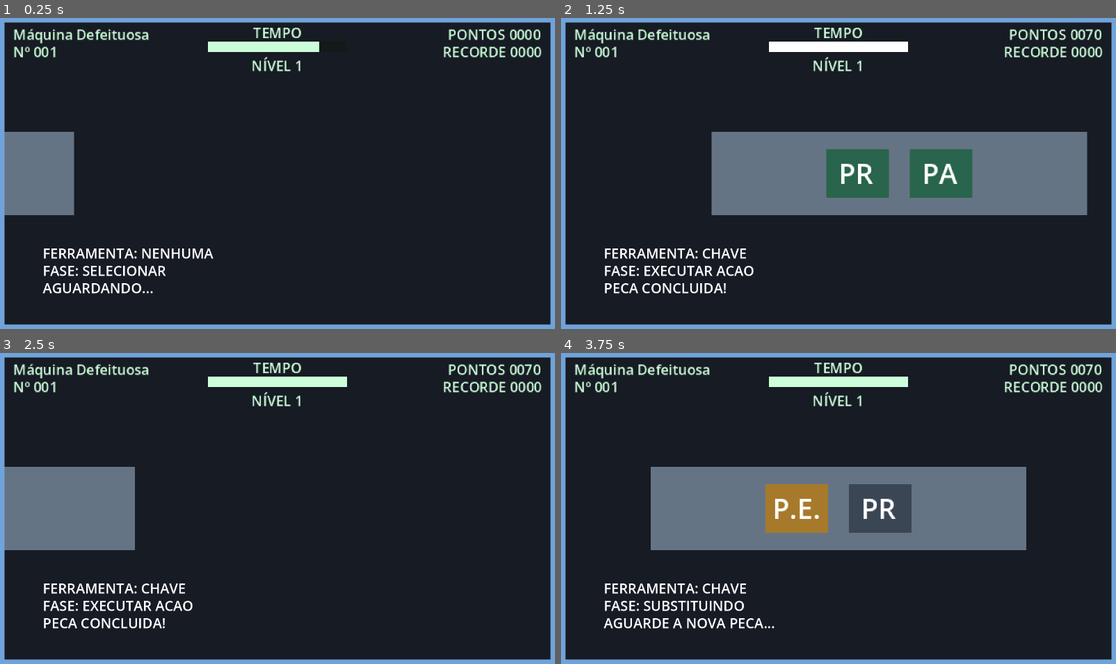
Above: before the commit, frames 1-4 (two rows, left to right).
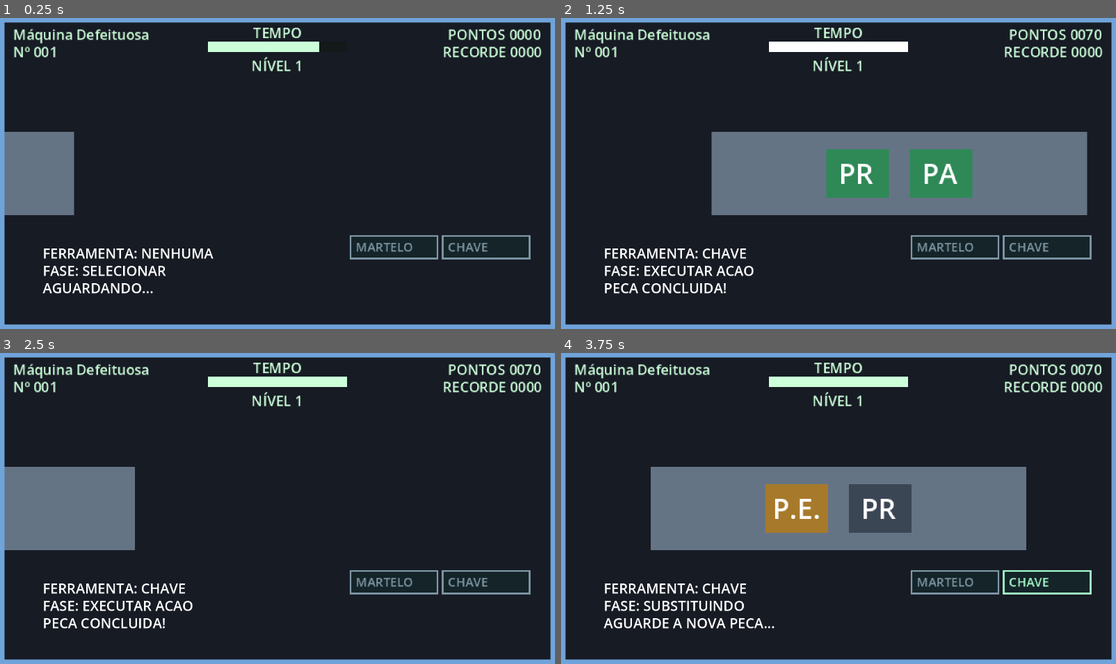
Above: after the commit, the same moments.

Repository: mariana-bravo/unidade404-classic
Game: Godot game, scene res://tests/game_integration_test.tscn
The game is run twice, just before and just after one commit, with the same random seed, the same clock (stepped at 60 frames per second) and the same inputs. This scene is started directly instead of the project's main scene. Sound files missing from this copy of the repository are replaced by a short silence.
Inputs (mouse positions are in pixels of both pictures, inside the frame that each line leads up to):
- Up to frame 1 (0.25 s): no input
- Up to frame 2 (1.25 s): tap Enter at 0.5 s; move the mouse to (960, 157) at 0.52 s; hold W from 0.53 s (still down); tap 1 at 0.6 s; click (960, 157) at 0.67 s; tap Space at 0.77 s
- Up to frame 3 (2.5 s): move the mouse to (166, 524) at 1.27 s; release W at 1.28 s; hold S 1.28-2.03 s; tap 2 at 1.35 s; click (166, 524) at 1.42 s; tap Space at 1.52 s; move the mouse to (333, 440) at 2.02 s; hold W from 2.03 s (still down); tap 3 at 2.1 s; click (333, 440) at 2.17 s
- Up to frame 4 (3.75 s): move the mouse to (810, 570) at 2.77 s; tap 4 at 2.85 s; click (810, 570) at 2.92 s; tap Space at 3.02 s; move the mouse to (1005, 555) at 3.52 s; release W at 3.53 s; hold S from 3.53 s (still down); tap N at 3.6 s; click (1005, 555) at 3.67 s

The runs differ from the first frame. In frame 1, 0.7% of the frame differs, in the area x 63-96%, y 69-78%; in frame 2, 3.9%, in the area x 47-96%, y 42-78%; in frame 3, 0.7%; in frame 4, 0.8%.

Commit message:
audio de feedback

Diff:
--- a/scenes/game.tscn
+++ b/scenes/game.tscn
@@ -8,6 +8,8 @@
 [ext_resource type="Script" uid="uid://ptmscpkv0nyw" path="res://scripts/board_generator.gd" id="5_iywne"]
 
 [ext_resource type="PackedScene" path="res://scenes/visor_hud.tscn" id="7_hud"]
+
+[ext_resource type="Script" path="res://scripts/game_feedback.gd" id="8_feedback"]
 
 [node name="Game" type="Node2D" unique_id=32358537]
 script = ExtResource("1_lnu2h")
@@ -63,3 +65,7 @@
 text = "AGUARDANDO..."
 
 [node name="VisorHud" parent="." instance=ExtResource("7_hud")]
+
+[node name="InputFeedback" type="Control" parent="."]
+mouse_filter = 2
+script = ExtResource("8_feedback")
--- a/scripts/autoload/config.gd
+++ b/scripts/autoload/config.gd
@@ -4,6 +4,7 @@
 const LIMIAR_SEGURAR: float = 0.30
 const TEMPO_APARAFUSAR: float = 0.90
 const JANELA_CLIQUE_LONGO: float = 0.75
+const ATRASO_ANEL: float = 0.10
 const TRAVA_POS_ACAO: float = 0.15
 const LIMIAR_TEMPO_BAIXO: float = 0.25
 const MENU_SEGURAR: float = 0.80
--- a/scripts/click_reader.gd
+++ b/scripts/click_reader.gd
@@ -4,6 +4,8 @@
 signal click
 signal double_click
 signal press_started
+signal press_progress(seconds: float, ratio: float)
+signal cancelled
 signal press_released
 signal hold_started
 signal hold_progress(ratio: float)
@@ -73,6 +75,7 @@
 				if not _pressed or not _enabled:
 					return
 			hold_started.emit()
+		press_progress.emit(_press_time, clampf(_press_time / hold_completion_time, 0.0, 1.0))
 		if _holding:
 			var ratio := clampf(_press_time / hold_completion_time, 0.0, 1.0)
 			hold_progress.emit(ratio)
@@ -94,6 +97,7 @@
 	_double_elapsed = 0.0
 	_holding = false
 	_hold_done = false
+	cancelled.emit()
 
 func set_enabled(value: bool) -> void:
 	_enabled = value
--- a/scripts/conveyor.gd
+++ b/scripts/conveyor.gd
@@ -179,3 +179,12 @@
 		_movement_tween.kill()
 		_movement_tween.finished.emit()
 	moving = false
+
+
+func pulse_slot(index: int) -> void:
+	if index < 0 or index >= slot_visuals.size():
+		return
+	var slot := slot_visuals[index]
+	slot.modulate = Color(1.4, 2.0, 1.4)
+	var pulse := slot.create_tween()
+	pulse.tween_property(slot, "modulate", Color.WHITE, 0.18)
--- a/scripts/game.gd
+++ b/scripts/game.gd
@@ -12,6 +12,7 @@
 @onready var tool_label: Label = $ToolLabel
 @onready var phase_label: Label = $PhaseLabel
 @onready var feedback_label: Label = $FeedbackLabel
+@onready var input_feedback: GameFeedback = $InputFeedback
 @onready var hud: VisorHud = $VisorHud
 var _previous_mouse_mode: Input.MouseMode = Input.MOUSE_MODE_VISIBLE
 
@@ -57,6 +58,7 @@
 	run_manager.time_expired.connect(_on_time_expired)
 	run_manager.run_finished.connect(_on_run_finished)
 
+	input_feedback.bind_input(click_reader, controller, run_manager)
 	run_manager.start_run()
 
 	generate_new_board()
@@ -146,6 +148,9 @@
 	# O slot atual terminou completamente.
 	var completed_kind: int = current_board[current_slot]
 
+	input_feedback.complete_slot(current_slot == current_board.size() - 1)
+	conveyor.pulse_slot(current_slot)
+
 	# Concede pontos e recupera tempo.
 	var tempo_esteira := 2.0 * conveyor.movement_duration if current_slot == current_board.size() - 1 else 0.0
 	run_manager.on_slot_completed(completed_kind, tempo_esteira)
--- /dev/null
+++ b/scripts/game_feedback.gd
@@ -0,0 +1,189 @@
+class_name GameFeedback
+extends Control
+## Apresentação do input: não interpreta gestos nem altera o relógio.
+const PRESS = preload("res://audio/sfx/press.ogg")
+const SELECT_HAMMER = preload("res://audio/sfx/select_hammer.ogg")
+const SELECT_SCREWDRIVER = preload("res://audio/sfx/select_screwdriver.ogg")
+const PREPARE = preload("res://audio/sfx/prepare.ogg")
+const HAMMER = preload("res://audio/sfx/hammer.ogg")
+const REMOVE = preload("res://audio/sfx/remove.ogg")
+const SLOT_COMPLETE = preload("res://audio/sfx/slot_complete.ogg")
+const BOARD_COMPLETE = preload("res://audio/sfx/board_complete.ogg")
+const ERROR = preload("res://audio/sfx/error.ogg")
+const TIME_LOW = preload("res://audio/sfx/time_low.ogg")
+const MOTOR = preload("res://audio/sfx/screwdriver_loop.wav")
+const NEUTRAL := Color(0.5, 0.6, 0.65)
+const ACTIVE := Color(0.65, 1.0, 0.8)
+const AMBER := Color(1.0, 0.72, 0.15)
+
+var _reader: ClickReader
+var _controller: InteractionController
+var _tool: int = InteractionController.Tool.NONE
+var _prepared: bool = false
+var _prepare_strength: float = 0.0
+var _press_pulse: float = 0.0
+var _flash: float = 0.0
+var _ratio: float = 0.0
+var _ring_visible: bool = false
+var _stopped: bool = false
+var _ui: AudioStreamPlayer
+var _mechanical: AudioStreamPlayer
+var _success: AudioStreamPlayer
+var _warning: AudioStreamPlayer
+var _motor: AudioStreamPlayer
+
+func _ready() -> void:
+	mouse_filter = Control.MOUSE_FILTER_IGNORE
+	_ui = _player("Interface", -17.0, 3)
+	_mechanical = _player("Mechanical", -10.0, 2)
+	_success = _player("Success", -14.0, 2)
+	_warning = _player("Warning", -9.0, 1)
+	_motor = _player("Motor", -14.0, 1)
+	var stream := MOTOR.duplicate() as AudioStreamWAV
+	stream.loop_mode = AudioStreamWAV.LOOP_FORWARD
+	stream.loop_begin = 0
+	stream.loop_end = roundi(stream.get_length() * stream.mix_rate)
+	_motor.stream = stream
+
+func bind_input(reader: ClickReader, controller: InteractionController, run: RunManager) -> void:
+	_reader = reader
+	_controller = controller
+	reader.press_started.connect(_on_press)
+	reader.press_progress.connect(_on_press_progress)
+	reader.hold_started.connect(_on_hold_started)
+	reader.press_released.connect(clear_gesture)
+	reader.cancelled.connect(clear_gesture)
+	controller.tool_selected.connect(_on_tool_selected)
+	controller.phase_changed.connect(_sync_phase)
+	controller.step_completed.connect(_on_step_completed)
+	run.time_low.connect(_on_time_low)
+	run.run_finished.connect(_on_run_finished)
+	_sync_phase()
+
+func _player(player_name: String, volume: float, voices: int) -> AudioStreamPlayer:
+	var player := AudioStreamPlayer.new()
+	player.name = player_name
+	player.volume_db = volume
+	player.max_polyphony = voices
+	add_child(player)
+	return player
+
+func _play(player: AudioStreamPlayer, stream: AudioStream) -> void:
+	player.stream = stream
+	player.play()
+
+func _process(delta: float) -> void:
+	_press_pulse = maxf(0.0, _press_pulse - delta)
+	_flash = maxf(0.0, _flash - delta * 2.0)
+	_prepare_strength = move_toward(_prepare_strength, 1.0 if _prepared else 0.0, delta * 7.0)
+	queue_redraw()
+
+func _draw() -> void:
+	var font := ThemeDB.fallback_font
+	var origin := Vector2(202, 126)
+	for i in range(2):
+		var selected := _tool == i + 1
+		var color := ACTIVE if selected else NEUTRAL
+		var rect := Rect2(origin + Vector2(i * 53, 0), Vector2(50, 13))
+		draw_rect(rect, Color(0.08, 0.14, 0.16))
+		draw_rect(rect, color, false, 1.0)
+		draw_string(font, rect.position + Vector2(3, 9), "MARTELO" if i == 0 else "CHAVE", HORIZONTAL_ALIGNMENT_LEFT, -1, 7, color)
+	if _press_pulse > 0.0:
+		draw_rect(Rect2(origin - Vector2.ONE, Vector2(105, 15)), Color(0.6, 0.9, 1.0, _press_pulse / 0.14), false)
+	if _prepare_strength > 0.0:
+		draw_string(font, origin + Vector2(0, 29), "PREPARADO", HORIZONTAL_ALIGNMENT_LEFT, -1, 7, Color(AMBER, _prepare_strength))
+	if _ring_visible:
+		var center := origin + Vector2(88, 32)
+		draw_arc(center, 12, 0, TAU, 40, Color(0.2, 0.28, 0.3), 2.0)
+		if _ratio > 0.0:
+			draw_arc(center, 12, -PI / 2, -PI / 2 + TAU * _ratio, 40, AMBER if _prepared else ACTIVE, 2.0)
+		draw_string(font, center + Vector2(-7, 3), "%d" % roundi(_ratio * 100), HORIZONTAL_ALIGNMENT_LEFT, -1, 7, ACTIVE)
+	if _flash > 0.0:
+		draw_rect(Rect2(0, 0, 320, 180), Color(1.0, 0.08, 0.04, _flash))
+
+func _on_press() -> void:
+	if _stopped:
+		return
+	if _controller.phase == InteractionController.Phase.SELECT_TOOL:
+		_press_pulse = 0.14
+		_play(_ui, PRESS)
+
+func _can_hold() -> bool:
+	if _stopped or _controller.tool != InteractionController.Tool.SCREWDRIVER:
+		return false
+	return _controller.phase == InteractionController.Phase.UNSCREW_HOLD \
+		or _controller.phase == InteractionController.Phase.ACT_NO_SELECT \
+		or (_controller.phase == InteractionController.Phase.ACT and _controller.kind == InteractionController.SlotKind.SCREW)
+
+func _on_press_progress(seconds: float, ratio: float) -> void:
+	if _can_hold():
+		_ratio = ratio
+		_ring_visible = seconds >= Config.ATRASO_ANEL
+
+func _on_hold_started() -> void:
+	if _can_hold():
+		_motor.pitch_scale = 0.9 if _prepared else 1.0
+		_motor.play()
+
+func clear_gesture() -> void:
+	_ring_visible = false
+	_ratio = 0.0
+	_motor.stop()
+	_press_pulse = 0.0
+	queue_redraw()
+
+func _sync_phase() -> void:
+	if _stopped:
+		return
+	_tool = _controller.tool
+	var was_prepared := _prepared
+	_prepared = _controller.phase == InteractionController.Phase.UNSCREW_HOLD
+	if _prepared and not was_prepared:
+		_play(_ui, PREPARE)
+	queue_redraw()
+
+func _on_tool_selected(tool: int) -> void:
+	if _stopped:
+		return
+	_tool = tool
+	_play(_ui, SELECT_HAMMER if tool == InteractionController.Tool.HAMMER else SELECT_SCREWDRIVER)
+	queue_redraw()
+
+func _on_step_completed() -> void:
+	if _stopped:
+		return
+	clear_gesture()
+	if _controller.tool == InteractionController.Tool.HAMMER:
+		var removing := _controller.kind == InteractionController.SlotKind.BAD_NAIL and _controller.phase == InteractionController.Phase.ACT
+		_play(_mechanical, REMOVE if removing else HAMMER)
+	_prepared = false
+
+func complete_slot(last_slot: bool) -> void:
+	if not _stopped:
+		clear_gesture()
+		_tool = InteractionController.Tool.NONE
+		_prepared = false
+		_play(_success, BOARD_COMPLETE if last_slot else SLOT_COMPLETE)
+
+func _on_time_low() -> void:
+	if not _stopped:
+		_play(_warning, TIME_LOW)
+
+func _on_run_finished(_reason: String, _score: int, _life: float) -> void:
+	_stopped = true
+	clear_gesture()
+	_ui.stop()
+	_mechanical.stop()
+	_success.stop()
+	_prepared = false
+	_prepare_strength = 0.0
+	_flash = 0.35
+	_play(_warning, ERROR)
+	queue_redraw()
+
+
+func _exit_tree() -> void:
+	for player in [_ui, _mechanical, _success, _warning, _motor]:
+		if is_instance_valid(player):
+			player.stop()
+			player.stream = null
--- a/scripts/interaction_controller.gd
+++ b/scripts/interaction_controller.gd
@@ -44,6 +44,7 @@
 	tool = Tool.NONE
 	_prepare_left = 0.0
 	_prepare_pressed = false
+	phase_changed.emit()
 
 # A janela limita o início do pressionamento, não sua duração.
 func _process(delta: float) -> void:
--- a/tests/continuous_time_test.gd
+++ b/tests/continuous_time_test.gd
@@ -87,4 +87,6 @@
 	for suffix in ["", ".bak", ".tmp"]:
 		if FileAccess.file_exists(ScoreboardData.save_path + suffix):
 			DirAccess.remove_absolute(ScoreboardData.save_path + suffix)
+	# O servidor de áudio libera os playbacks em seu próximo ciclo.
+	await get_tree().create_timer(0.2).timeout
 	get_tree().quit(0 if failures == 0 else 1)
--- a/tests/game_integration_test.gd
+++ b/tests/game_integration_test.gd
@@ -120,8 +120,16 @@
 
 	if "--capture" in OS.get_cmdline_user_args():
 		game.hud.set_robot("Estagiário Desempregado", GameState.serial)
+		_tick(0.2)
+		game.controller.set_slot(InteractionController.SlotKind.RUSTY_SCREW)
+		game.controller.gesture_double_click()
+		game.controller.gesture_click()
+		_button(true)
+		_tick(0.55)
+		await get_tree().create_timer(0.1).timeout
 		await RenderingServer.frame_post_draw
 		get_viewport().get_texture().get_image().save_png("res://tests/hud_preview.png")
+		_button(false)
 	game.run_manager.finish_run(RunManager.MOTIVO_TEMPO_ESGOTADO)
 	_check(ScoreboardData.get_entries().size() == 1 and ScoreboardData.get_best_score() == game.run_manager.score, "Fim da partida registra placar")
 	_check(game.hud._best_label.text == "RECORDE %04d" % game.run_manager.score, "Novo recorde atualiza HUD")
@@ -139,4 +147,6 @@
 	for suffix in ["", ".bak", ".tmp"]:
 		if FileAccess.file_exists(ScoreboardData.save_path + suffix):
 			DirAccess.remove_absolute(ScoreboardData.save_path + suffix)
+	# O servidor de áudio libera os playbacks em seu próximo ciclo.
+	await get_tree().create_timer(0.2).timeout
 	get_tree().quit(0 if failures == 0 else 1)
--- /dev/null
+++ b/tests/input_feedback_test.gd
@@ -0,0 +1,149 @@
+extends Node
+var reader: ClickReader
+var controller: InteractionController
+var run: RunManager
+var feedback: GameFeedback
+var checks := 0
+var failures := 0
+
+func _ready() -> void:
+	call_deferred("_run")
+
+func _pair(kind: int) -> void:
+	for node in [reader, controller, run, feedback]:
+		if is_instance_valid(node):
+			node.free()
+	reader = ClickReader.new()
+	controller = InteractionController.new()
+	run = RunManager.new()
+	feedback = GameFeedback.new()
+	for node in [reader, controller, run, feedback]:
+		add_child(node)
+		node.set_process(false)
+	reader.click.connect(controller.gesture_click)
+	reader.double_click.connect(controller.gesture_double_click)
+	reader.hold_completed.connect(controller.gesture_hold)
+	reader.press_started.connect(controller.begin_press)
+	reader.hold_started.connect(controller.begin_press)
+	reader.press_released.connect(controller.end_press)
+	controller.wrong_action.connect(func(_reason: String): run.finish_run(RunManager.MOTIVO_ACAO_INCORRETA))
+	feedback.bind_input(reader, controller, run)
+	controller.slot_completed.connect(func(): feedback.complete_slot(false))
+	controller.set_slot(kind)
+	run.start_run()
+
+func _button(down: bool) -> void:
+	var event := InputEventMouseButton.new()
+	event.button_index = MOUSE_BUTTON_LEFT
+	event.pressed = down
+	reader._unhandled_input(event)
+
+func _tick(seconds: float) -> void:
+	reader._process(seconds)
+	controller._process(seconds)
+
+func _tap() -> void:
+	_button(true)
+	_tick(0.05)
+	_button(false)
+
+func _single() -> void:
+	_tap()
+	_tick(0.29)
+
+func _double() -> void:
+	_tap()
+	_tick(0.1)
+	_tap()
+
+func _check(ok: bool, message: String) -> void:
+	checks += 1
+	if not ok:
+		failures += 1
+		push_error(message)
+
+func _run() -> void:
+	_pair(InteractionController.SlotKind.SCREW)
+	_button(true)
+	_check(feedback._press_pulse > 0 and feedback._tool == InteractionController.Tool.NONE, "Resposta imediata nao confirma ferramenta")
+	_check(feedback._ui.playing and feedback._ui.stream == GameFeedback.PRESS, "Clique inicial toca")
+	_tick(0.05)
+	_button(false)
+	_tick(0.1)
+	_tap()
+	_check(feedback._tool == InteractionController.Tool.SCREWDRIVER and feedback._ui.stream == GameFeedback.SELECT_SCREWDRIVER, "Chave confirmada tem indicador e som")
+	_button(true)
+	_tick(0.05)
+	_check(not feedback._ring_visible, "Anel nao aparece antes de 0.1 segundo")
+	_tick(0.06)
+	_check(feedback._ring_visible and feedback._ratio > 0, "Anel aparece com progresso apos atraso")
+	_check(not feedback._motor.playing, "Motor aguarda classificacao de segurar")
+	_tick(0.21)
+	_check(feedback._motor.playing, "Segurar inicia motor")
+	_button(false)
+	_check(not feedback._motor.playing and not feedback._ring_visible and is_zero_approx(feedback._ratio), "Soltar cancela motor e anel")
+	_check(run.running and not feedback._stopped, "Cancelamento nao produz erro")
+	_button(true)
+	_tick(0.4)
+	reader.set_enabled(false)
+	_check(not feedback._motor.playing and not feedback._ring_visible, "Bloqueio interrompe feedback")
+	_button(false)
+	reader.set_enabled(true)
+	_button(true)
+	_tick(0.91)
+	_check(not feedback._motor.playing and feedback._success.stream == GameFeedback.SLOT_COMPLETE, "Conclusao para motor e confirma slot")
+	_button(false)
+
+	_pair(InteractionController.SlotKind.RUSTY_SCREW)
+	_double()
+	_tap()
+	_tick(0.1)
+	_button(true)
+	_tick(0.31)
+	_check(feedback._prepared and feedback._motor.playing and feedback._ring_visible, "Curto mais longo mostra preparo e motor")
+	_button(false)
+	_tick(0.8)
+	_check(not feedback._prepared and run.running, "Expiracao apaga preparo sem erro")
+	_single()
+	_check(feedback._prepared and feedback._ui.stream == GameFeedback.PREPARE, "Preparo reconhecido toca estalo")
+	_button(true)
+	_tick(0.91)
+	_check(not feedback._motor.playing and not feedback._prepared, "Remocao concluida encerra motor e preparo")
+	_button(false)
+
+	_pair(InteractionController.SlotKind.NAIL)
+	_single()
+	_check(feedback._tool == InteractionController.Tool.HAMMER and feedback._ui.stream == GameFeedback.SELECT_HAMMER, "Martelo possui confirmacao distinta")
+	_single()
+	_check(feedback._mechanical.stream == GameFeedback.HAMMER, "Martelada usa impacto mecanico")
+	feedback.complete_slot(true)
+	_check(feedback._success.stream == GameFeedback.BOARD_COMPLETE, "Placa completa possui som distinto")
+	controller.set_slot(InteractionController.SlotKind.NAIL)
+	_check(feedback._tool == InteractionController.Tool.NONE, "Proximo slot limpa selecao")
+
+	_pair(InteractionController.SlotKind.BAD_NAIL)
+	_single()
+	_double()
+	_check(feedback._mechanical.stream == GameFeedback.REMOVE, "Remover prego usa impacto diferente")
+
+	_pair(InteractionController.SlotKind.NAIL)
+	run._process(5.6)
+	_check(feedback._warning.stream == GameFeedback.TIME_LOW, "Tempo baixo dispara aviso")
+	feedback._warning.stop()
+	run._process(0.1)
+	_check(not feedback._warning.playing, "Alerta nao repete a cada quadro")
+	_double()
+	_check(feedback._stopped and feedback._flash > 0 and feedback._warning.stream == GameFeedback.ERROR, "Erro produz flash e buzzer")
+	_check(not feedback._motor.playing, "Game over para motor")
+	var old_tool := feedback._tool
+	feedback._on_tool_selected(InteractionController.Tool.SCREWDRIVER)
+	_check(feedback._tool == old_tool, "Game over ignora feedback tardio")
+	feedback._process(0.3)
+	_check(is_zero_approx(feedback._flash), "Flash desaparece")
+	_check(feedback.mouse_filter == Control.MOUSE_FILTER_IGNORE, "Feedback nao captura mouse")
+	_check(GameFeedback.SELECT_HAMMER.get_length() > 0 and GameFeedback.HAMMER.get_length() > 0 and GameFeedback.MOTOR.get_length() > 0, "Audios importados possuem duracao")
+	print("INPUT FEEDBACK: %d checks, %d failures" % [checks, failures])
+	for node in [reader, controller, run, feedback]:
+		node.free()
+	await get_tree().create_timer(0.2).timeout
+	get_tree().quit(0 if failures == 0 else 1)
--- /dev/null
+++ b/tests/input_feedback_test.tscn
@@ -0,0 +1,4 @@
+[gd_scene load_steps=2 format=3]
+[ext_resource type="Script" path="res://tests/input_feedback_test.gd" id="1"]
+[node name="InputFeedbackTest" type="Node"]
+script = ExtResource("1")
Not shown, changed: audio/README.txt
Not shown, added: audio/licenses/impact_CC0.txt
Not shown, added: audio/licenses/interface_CC0.txt
Not shown, added: audio/sfx/board_complete.ogg.import
Not shown, added: audio/sfx/error.ogg.import
Not shown, added: audio/sfx/hammer.ogg.import
Not shown, added: audio/sfx/prepare.ogg.import
Not shown, added: audio/sfx/press.ogg.import
Not shown, added: audio/sfx/remove.ogg.import
Not shown, added: audio/sfx/screwdriver_loop.wav.import
Not shown, added: audio/sfx/select_hammer.ogg.import
Not shown, added: audio/sfx/select_screwdriver.ogg.import
(and 16 more such lines)
